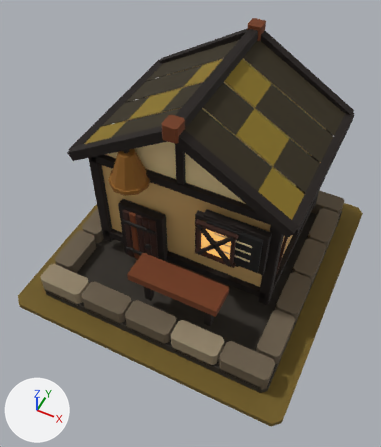
A saved change to the glTF model art/schoolroom_t2/schoolroom_t2.glb.
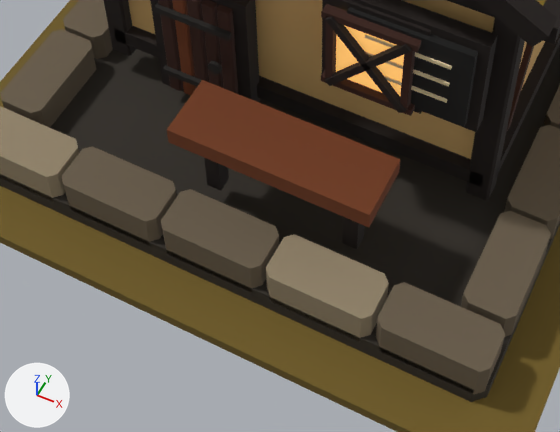
Old and new are each drawn whole from a camera (50 mm lens) standing at (1.24, -2.71, 3.77) and looking at (0.01, -0.25, 0.69) and again close up on the part from 14% to 79% of the width and 49% to 91% of the height. Arrows for +X, +Y and +Z are at lower left; the lights stay in place. The older version's two pictures come first.

Script lines for the objects in view, before the commit:
```python
me_mmr___schoolroom___t02_architecture_mesh_001 = bpy.data.meshes.new('MMR | schoolroom | T02 Architecture Mesh.001')
me_mmr___schoolroom___t02_architecture_mesh_001.from_pydata(...)  # 1034 vertices, 1672 faces; spans x -1.0..1.0, y -1.0..1.0, z 0.0..1.75
# faces by material slot: [1636, 36]
me_mmr___schoolroom___t02_architecture_mesh_001.materials.append(mat_mmr___shared_palette_atlas)  # picture img_mmr_shared_color_palette_64
me_mmr___schoolroom___t02_architecture_mesh_001.materials.append(mat_mmr___amber)  # orange #ffc06a, glowing orange #daa459
me_mmr___schoolroom___tier_02_ground_mesh_001 = bpy.data.meshes.new('MMR | schoolroom | Tier 02 Ground Mesh.001')
me_mmr___schoolroom___tier_02_ground_mesh_001.from_pydata(...)  # 16 vertices, 28 faces; spans x -1.17..1.17, y -1.17..1.17, z -0.05..0.0
me_mmr___schoolroom___tier_02_ground_mesh_001.materials.append(mat_mmr___shared_palette_atlas)  # picture img_mmr_shared_color_palette_64
ob_mmr___schoolroom___t02_architecture_001 = bpy.data.objects.new('MMR | schoolroom | T02 Architecture.001', me_mmr___schoolroom___t02_architecture_mesh_001)
ob_mmr___schoolroom___t02_architecture_001.location = (0.0, 0.0, 0.05)
ob_mmr___schoolroom___tier_02_ground_001 = bpy.data.objects.new('MMR | schoolroom | Tier 02 Ground.001', me_mmr___schoolroom___tier_02_ground_mesh_001)
ob_mmr___schoolroom___tier_02_ground_001.location = (0.0, 0.0, 0.05)
```
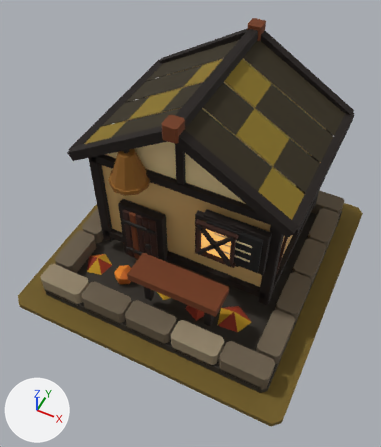
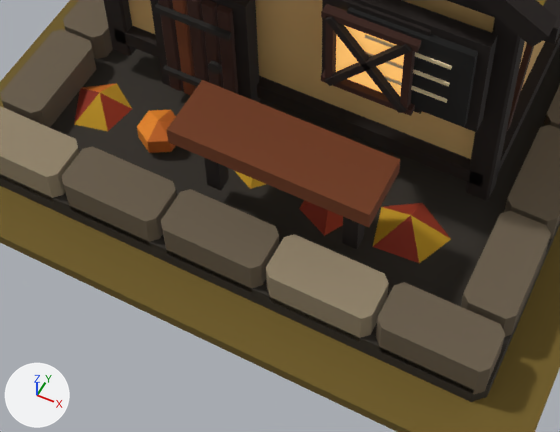
Changed parts and their boxes [x1, y1, x2, y2] in the close-ups (560 x 432 px):
'MMR | schoolroom | T02 Autumn Dressing.001', added: after [74, 83, 451, 263]

The change, as a list of edits to the scene's bpy script:
```text
Add me_mmr___schoolroom___t02_autumn_dressing_001:
    me_mmr___schoolroom___t02_autumn_dressing_001.from_pydata(...)  # 37 vertices, 38 faces; spans x -0.83..0.7, y -0.72..-0.43, z 0.08..0.22
    me_mmr___schoolroom___t02_autumn_dressing_001.materials.append(mat_mmr___shared_palette_atlas)  # picture img_mmr_shared_color_palette_64
Add ob_mmr___schoolroom___t02_autumn_dressing_001:
    ob_mmr___schoolroom___t02_autumn_dressing_001 = bpy.data.objects.new('MMR | schoolroom | T02 Autumn Dressing.001', me_mmr___schoolroom___t02_autumn_dressing_001)
    ob_mmr___schoolroom___t02_autumn_dressing_001.location = (0.0, 0.0, 0.05)
```
